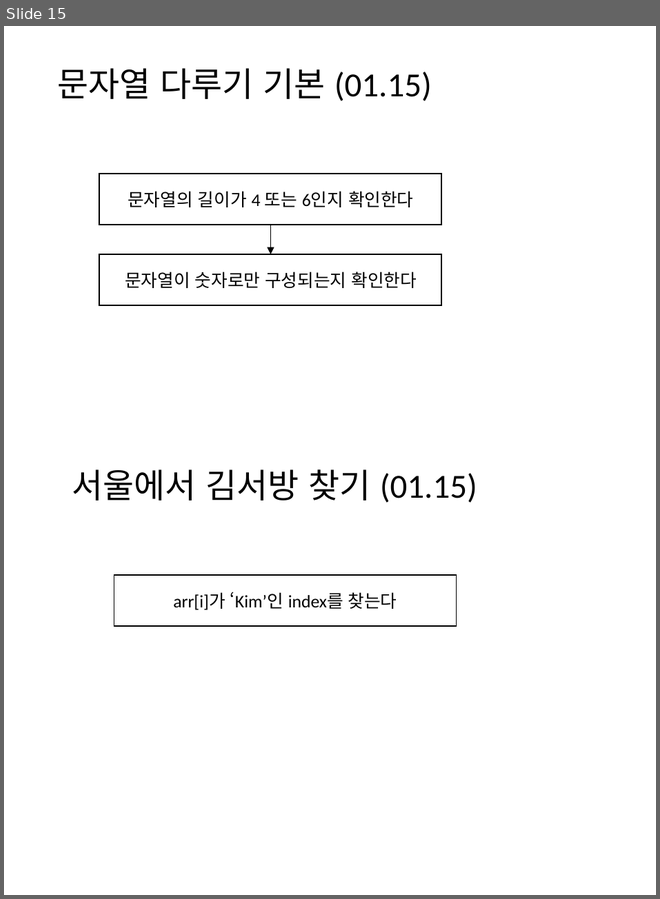
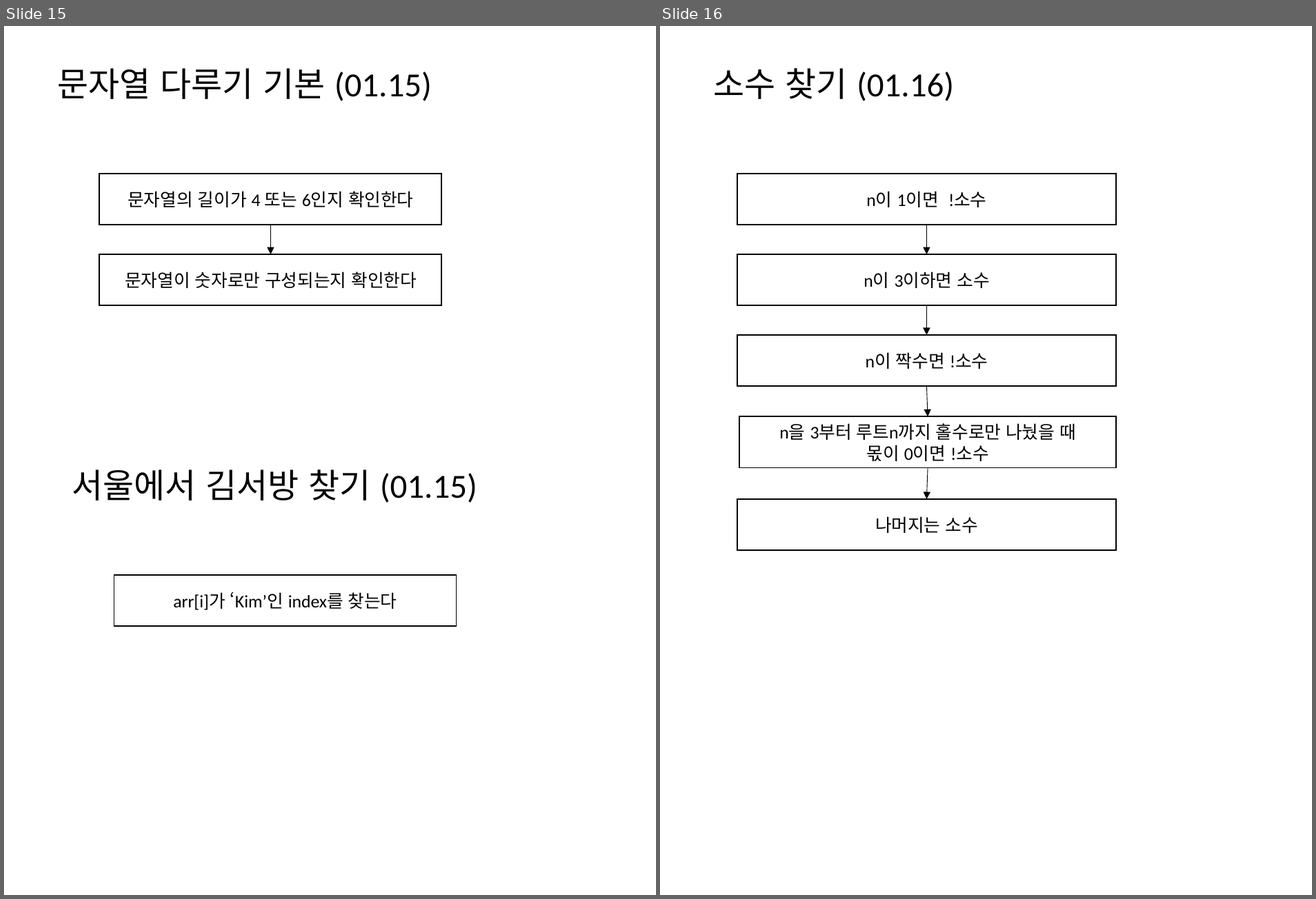
Before and after one commit to mornings9047/Algorithms_Programmers, a slide deck: 알고리즘_프로그래머스_Level01_순서도.pptx. Shown side by side, each under a label of ours: slide 15 before the commit, slides 15 and 16 after it. The pictures are 660x899 and 1316x899 pixels, drawn with LibreOffice and Linux fonts; fonts in the diff are those of the drawing. Boxes give left, top, right and bottom in pixels: in the first picture for what was removed or moved away, otherwise in the second. Text is boxed around its words. In the diff, an @@ line names an element or a change of style, - is before the commit and + after.

Commit message:
소수 찾기

```diff
--- a/알고리즘_프로그래머스_Level01_순서도.pptx
+++ b/알고리즘_프로그래머스_Level01_순서도.pptx
@@ slide 16 added at [660,26,1312,895], background #FFFFFF @@
@@ title added at [714,68,954,101], 28 pt, text #000000 @@
+소수 찾기 (01.16)
@@ rectangle added at [737,174,1117,225], outline #000000 1 pt, 14.7 pt, text #000000 @@
+n이 1이면 !소수
@@ arrow added from (927, 225) to (927, 254), #000000 0.5 pt @@
@@ rectangle added at [737,254,1117,306], outline #000000 1 pt, 14.7 pt, text #000000 @@
+n이 3이하면 소수
@@ arrow added from (927, 306) to (927, 334), #000000 0.5 pt @@
@@ rectangle added at [737,334,1117,386], outline #000000 1 pt, 14.7 pt, text #000000 @@
+n이 짝수면 !소수
@@ arrow added from (927, 387) to (928, 417), #000000 0.5 pt @@
@@ rectangle added at [739,417,1115,468], outline #000000 1 pt, 14.7 pt, text #000000 @@
+n을 3부터 루트n까지 홀수로만 나눴을 때
+몫이 0이면 !소수
@@ arrow added from (928, 468) to (927, 499), #000000 0.5 pt @@
@@ rectangle added at [737,499,1117,550], outline #000000 1 pt, 14.7 pt, text #000000 @@
+나머지는 소수
```
Also in this commit, not shown: 2 other files.
